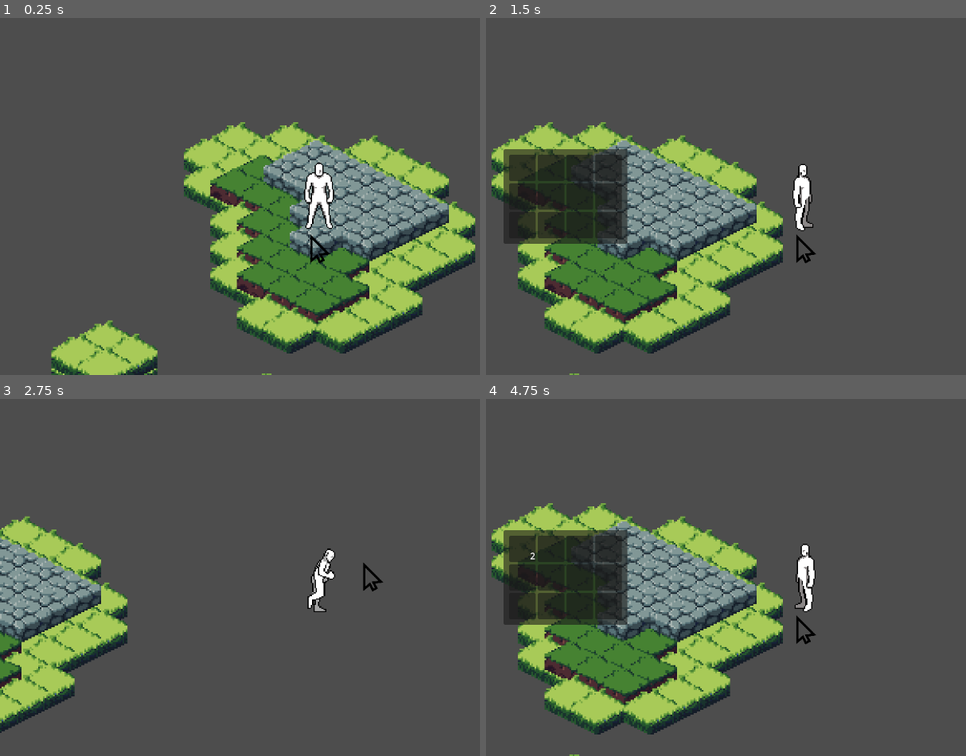
Above: before the commit, frames 1-4 (two rows, left to right).
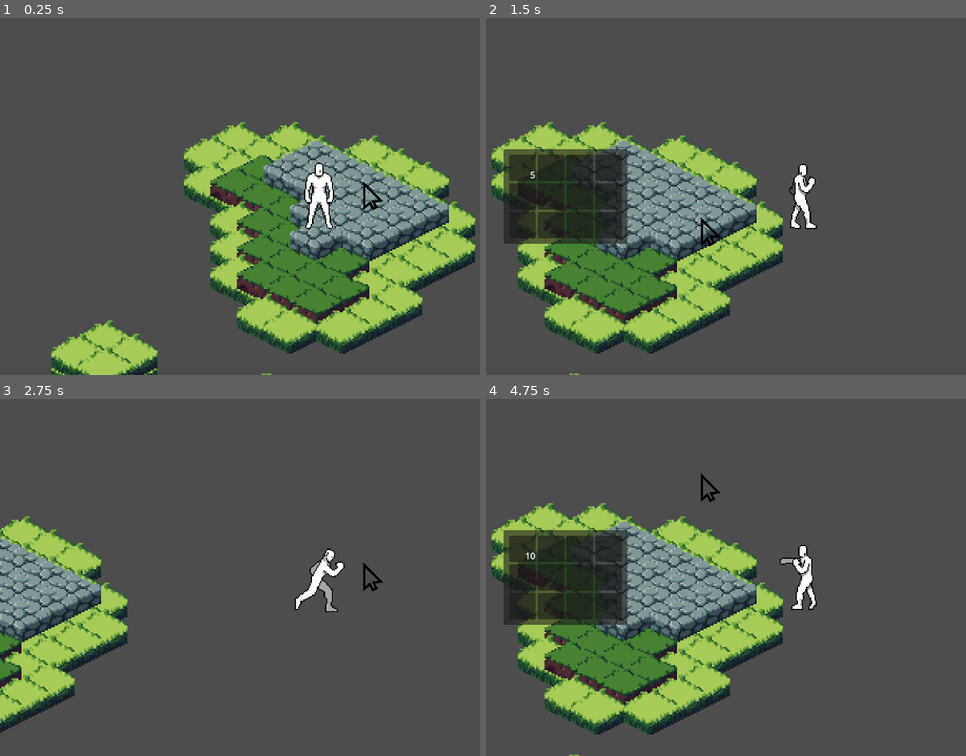
Above: after the commit, the same moments.

Repository: CheapSellsword/the-last-harvest-project
Game: Godot game, scene res://scenes/game/game.tscn
Two runs of this game, one before a commit and one after it. Both use one fixed random seed, a clock stepped at 60 frames per second and the inputs below.
Inputs (mouse positions are in pixels of both pictures, inside the frame that each line leads up to):
- Up to frame 1 (0.25 s): no input
- Up to frame 2 (1.5 s): tap Enter (ui_accept) at 0.5, 0.77, 1.07 s; move the mouse to (942, 178) at 0.52 s; hold Right (ui_right) 0.53-1.25 s; tap Tab (ui_focus_next) at 0.6 s; click (942, 178) at 0.8 s; drag from (678, 214) to (774, 267) at 1.27 s
- Up to frame 3 (2.75 s): move the mouse to (384, 498) at 2.02 s; hold Right (ui_right) from 2.03 s (still down); tap Enter (ui_accept) at 2.1 s; click (384, 498) at 2.17 s; tap Tab (ui_focus_next) at 2.3 s
- Up to frame 4 (4.75 s): release Right (ui_right) at 2.75 s; drag from (774, 648) to (615, 523) at 2.77 s; move the mouse to (outside the picture) at 3.52 s; hold Left (ui_left) 3.53-4.25 s; click (outside the picture) at 3.6 s; tap Enter (ui_accept) at 3.77, 3.8, 4.07 s; tap I (toggle_inventory) at 4.15 s; drag from (615, 523) to (706, 488) at 4.27 s

The runs differ from the first frame. In frame 1, 0.2% of the frame differs, in the area x 64-80%, y 45-69%; in frame 2, 0.7%; in frame 3, 0.6%; in frame 4, 0.8%, in the area x 8-69%, y 20-69%.

Commit message:
add tool system

Diff:
--- /dev/null
+++ b/data/definitions/tool_item_definiton.gd
@@ -0,0 +1,6 @@
+@tool
+class_name ToolItemDefinition
+extends ItemDefinition
+
+@export_enum("hoe", "pickaxe", "axe", "watering_can") var tool_type: String = "hoe"
+@export var stamina_cost: int = 2
--- a/data/definitions/world_tile_data.gd
+++ b/data/definitions/world_tile_data.gd
@@ -1,6 +1,5 @@
 # world_tile_data.gd
 # This is a DATA TEMPLATE for the *simulation state* of a single tile.
-# We don't store "grass", only tiles that have been changed.
 
 @tool
 class_name WorldTileData
@@ -11,3 +10,9 @@
 
 ## How many days has this crop been growing?
 @export var crop_growth_days: int = 0
+
+## Is the soil tilled?
+@export var is_tilled: bool = false
+
+## Is the soil watered?
+@export var is_watered: bool = false
--- /dev/null
+++ b/data/items/hoe.tres
@@ -0,0 +1,15 @@
+[gd_resource type="Resource" script_class="ToolItemDefinition" load_steps=3 format=3 uid="uid://c8j7k4x2q1y3z"]
+
+[ext_resource type="Script" uid="uid://bclc8d2e3axvc" path="res://data/definitions/item_definition.gd" id="1_base"]
+[ext_resource type="Script" uid="uid://dk48s7f2j3k9l" path="res://data/definitions/tool_item_definition.gd" id="2_tool"]
+
+[resource]
+script = ExtResource("2_tool")
+tool_type = "hoe"
+stamina_cost = 2
+id = &"hoe"
+display_name = "Hoe"
+description = "Used to till soil."
+stackable = false
+max_stack_size = 1
+metadata/_custom_type_script = "uid://dk48s7f2j3k9l"
--- a/project.godot
+++ b/project.godot
@@ -33,6 +33,12 @@
 , Object(InputEventKey,"resource_local_to_scene":false,"resource_name":"","device":0,"window_id":0,"alt_pressed":false, …(185 unchanged characters)…
 ]
 }
+use_tool={
+"deadzone": 0.5,
+"events": [Object(InputEventMouseButton,"resource_local_to_scene":false,"resource_name":"","device":-1,"window_id":0,"alt_pressed":false,"shift_pressed":false,"ctrl_pressed":false,"meta_pressed":false,"button_mask":0,"position":Vector2(0, 0),"global_position":Vector2(0, 0),"factor":1.0,"button_index":1,"canceled":false,"pressed":false,"double_click":false,"script":null)
+, Object(InputEventKey,"resource_local_to_scene":false,"resource_name":"","device":-1,"window_id":0,"alt_pressed":false,"shift_pressed":false,"ctrl_pressed":false,"meta_pressed":false,"pressed":false,"keycode":32,"physical_keycode":0,"key_label":0,"unicode":32,"location":0,"echo":false,"script":null)
+]
+}
 
 [rendering]
 
--- a/scenes/player/player_view.tscn
+++ b/scenes/player/player_view.tscn
@@ -2995,7 +2995,6 @@
 scale = Vector2(0.7, 0.7)
 sprite_frames = SubResource("SpriteFrames_fkksv")
 animation = &"idle_down"
-frame = 1
 
 [node name="CollisionShape2D" type="CollisionShape2D" parent="."]
 shape = SubResource("CapsuleShape2D_w53eo")
--- a/scripts/singletons/simulation_manager.gd
+++ b/scripts/singletons/simulation_manager.gd
@@ -7,6 +7,7 @@
 var world_system: WorldSystem
 var movement_system: MovementSystem
 var player_stats_system: StatsSystem
+var tool_system: ToolSystem
 
 # --- Signals ---
 signal player_position_changed(new_position: Vector2)
@@ -17,6 +18,7 @@
 	world_system = WorldSystem.new()
 	movement_system = MovementSystem.new()
 	player_stats_system = StatsSystem.new(100.0)
+	tool_system = ToolSystem.new()
 
 	# Load player inventory
 	var player_inv_data = load("res://data/player_inventory.tres") as InventoryDefinition
@@ -43,25 +45,29 @@
 
 # --- Deliberate Execution Order ---
 func _physics_process(delta: float):
-	# 1. Update Time
 	time_system.update(delta)
-
-	# 2. Update Player Logic
 	movement_system.update(delta, player_stats_system.current_stamina)
-
-	# 3. Update World
-	# world_system.update(delta)
 
 # --- Glue Code: Interaction ---
 func player_interact_grid(grid_coords: Vector2i):
 	print("Simulation: Interact at ", grid_coords)
 
+## Called when player presses "Use Tool" button
+func player_use_tool(target_grid_pos: Vector2i):
+	var selected_item = player_inventory_system.get_selected_item()
+
+	# Check if we are holding a tool
+	if selected_item is ToolItemDefinition:
+		tool_system.use_tool(selected_item, target_grid_pos, world_system, player_stats_system)
+	else:
+		print("Simulation: No tool selected.")
+
 # --- DEBUG: Testing ---
 func debug_add_test_item():
 	if player_inventory_system:
-		# Adds 1 Parsnip Seed. Ensure "parsnip_seed" matches the ID in your .tres file
-		print("Debug: Adding test item...")
-		player_inventory_system.add_item("parsnip_seed", 1)
+		print("Debug: Adding Hoe and Seeds...")
+		player_inventory_system.add_item("hoe", 1)
+		player_inventory_system.add_item("parsnip_seed", 5)
 
 # --- Public API for the "View" ---
 
--- a/scripts/systems/inventory_system.gd
+++ b/scripts/systems/inventory_system.gd
@@ -1,18 +1,15 @@
 # inventory_system.gd
 # A modular, non-node class for handling inventory LOGIC.
-# It is "glued" in by the SimulationManager.
-# It operates on an InventoryDefinition resource.
 
 class_name InventorySystem
 extends RefCounted
 
-# --- Signal ---
-# Emits when any slot is changed. UI connects to this.
 signal inventory_changed(slot_index: int)
+signal selection_changed(slot_index: int)
 
 # --- State ---
-# This is the *data* this system manages.
 var _inventory_data: InventoryDefinition
+var selected_slot_index: int = 0
 
 # --- Public API ---
 
@@ -23,9 +20,18 @@
 		printerr("InventorySystem: Initialized with null data!")
 		_inventory_data = InventoryDefinition.new()
 
+func select_slot(index: int):
+	if index >= 0 and index < _inventory_data.slots.size():
+		selected_slot_index = index
+		selection_changed.emit(selected_slot_index)
+
+func get_selected_item() -> ItemDefinition:
+	var slot = get_slot(selected_slot_index)
+	if slot and not slot.is_empty():
+		return slot.item
+	return null
+
 ## Tries to add an item to the inventory.
-## First, tries to stack. Second, tries to find an empty slot.
-## Returns: int (amount of item that *could not* be added)
 func add_item(item_id: StringName, amount: int) -> int:
 	var item_def = ItemDatabase.get_item(item_id)
 	if !item_def:
@@ -34,7 +40,7 @@
 
 	var amount_to_add = amount
 
-	# --- 1. Try to stack ---
+	# 1. Try to stack
 	if item_def.stackable:
 		for i in _inventory_data.slots.size():
 			var slot = _inventory_data.slots[i]
@@ -45,11 +51,9 @@
 					slot.quantity += add_amount
 					amount_to_add -= add_amount
 					inventory_changed.emit(i)
+					if amount_to_add <= 0: return 0
 
-					if amount_to_add <= 0:
-						return 0 # All items added
-
-	# --- 2. Try to find empty slot ---
+	# 2. Try to find empty slot
 	if amount_to_add > 0:
 		for i in _inventory_data.slots.size():
 			var slot = _inventory_data.slots[i]
@@ -59,27 +63,18 @@
 				slot.quantity = add_amount
 				amount_to_add -= add_amount
 				inventory_changed.emit(i)
+				if amount_to_add <= 0: return 0
 
-				if amount_to_add <= 0:
-					return 0 # All items added
-
-	# --- Return leftover amount ---
 	return amount_to_add
 
-## Removes a specific amount of an item from a slot.
 func remove_item_from_slot(slot_index: int, amount: int):
-	if slot_index < 0 or slot_index >= _inventory_data.slots.size():
-		return
-
+	if slot_index < 0 or slot_index >= _inventory_data.slots.size(): return
 	var slot = _inventory_data.slots[slot_index]
 	if !slot.is_empty():
 		slot.quantity -= amount
-		if slot.quantity <= 0:
-			slot.clear() # clear() will set quantity to 0 and item to null
-
+		if slot.quantity <= 0: slot.clear()
 		inventory_changed.emit(slot_index)
 
-# --- Getters for the "View" (UI) ---
 func get_slot_count() -> int:
 	return _inventory_data.slots.size()
 
--- /dev/null
+++ b/scripts/systems/tool_system.gd
@@ -0,0 +1,37 @@
+# tool_system.gd
+# Handles the logic of using specific tools on specific targets.
+class_name ToolSystem
+extends RefCounted
+
+func use_tool(tool_def: ToolItemDefinition, target_grid_pos: Vector2i, world_sys: WorldSystem, stats_sys: StatsSystem) -> bool:
+	if not tool_def:
+		return false
+
+	# Check stamina
+	if stats_sys.current_stamina < tool_def.stamina_cost:
+		print("ToolSystem: Not enough stamina!")
+		return false
+
+	var success = false
+
+	# Route logic based on tool type
+	match tool_def.tool_type:
+		"hoe":
+			success = _use_hoe(target_grid_pos, world_sys)
+		"axe":
+			pass # Future
+		"pickaxe":
+			pass # Future
+		"watering_can":
+			pass # Future
+
+	if success:
+		stats_sys.consume_stamina(tool_def.stamina_cost)
+		print("ToolSystem: Used %s at %s" % [tool_def.display_name, target_grid_pos])
+
+	return success
+
+func _use_hoe(grid_pos: Vector2i, world_sys: WorldSystem) -> bool:
+	# In a real game, you might check if the tile is "Tillable" (valid ground layer)
+	# For now, we assume any valid map coord can be tilled.
+	return world_sys.till_tile(grid_pos)
--- a/scripts/systems/world_system.gd
+++ b/scripts/systems/world_system.gd
@@ -1,48 +1,53 @@
 # world_system.gd
-# A modular, non-node class for handling world tile *data*.
-# This is the "Simulation" for the farm. The View (TileMapLayer) reads this.
-# It is instantiated and "ticked" by the SimulationManager.
+# Handles world tile *data*. The Simulation for the farm.
 
 class_name WorldSystem
 extends RefCounted
 
 # --- Signals ---
-# The View (TileMap/TileMapLayer) will connect to these to update visuals.
 signal tile_changed(map_coords: Vector2i, new_data: WorldTileData)
 signal tile_cleared(map_coords: Vector2i)
 
 # --- State ---
-# We only store data for tiles that are *not* in their default state.
-# Key: Vector2i (map coordinates)
-# Value: WorldTileData (resource)
 var _tile_data: Dictionary = {}
 
 # --- Public API ---
 
-## Gets the data for a tile. If it doesn't exist, it's a "default" tile.
 func get_tile_data(map_coords: Vector2i) -> WorldTileData:
 	if _tile_data.has(map_coords):
 		return _tile_data[map_coords]
-	return null # This tile is default (e.g., grass)
+	return null
 
-## Clears data for a tile, returning it to default (e.g., grass).
+## Tills a tile at the given coordinates.
+## Returns true if successful.
+func till_tile(map_coords: Vector2i) -> bool:
+	var data = get_tile_data(map_coords)
+
+	# If no data exists, create new data for this tile
+	if data == null:
+		data = WorldTileData.new()
+		_tile_data[map_coords] = data
+
+	# If already tilled, do nothing
+	if data.is_tilled:
+		return false
+
+	# Apply changes
+	data.is_tilled = true
+
+	# Notify View
+	tile_changed.emit(map_coords, data)
+	return true
+
 func clear_tile_data(map_coords: Vector2i):
 	if _tile_data.has(map_coords):
 		_tile_data.erase(map_coords)
-		# Tell the "View" to revert this tile
 		tile_cleared.emit(map_coords)
 
-## This would be called by the TimeSystem's "day_passed" signal.
 func on_day_passed(_day: int, _season: int):
-	print("WorldSystem: Processing end-of-day logic...")
-	# Loop through all our data
+	# Simple logic: Un-water soil overnight
 	for coords in _tile_data:
 		var data: WorldTileData = _tile_data[coords]
-
-		# 2. Grow crops (if watered)
-		if data.crop_definition_id != &"":
-			# Add growth logic here later
-			pass
-
-		# 3. Emit a change signal so the view updates
-		tile_changed.emit(coords, data)
+		if data.is_watered:
+			data.is_watered = false
+			tile_changed.emit(coords, data)
--- a/scripts/view/player_view.gd
+++ b/scripts/view/player_view.gd
@@ -1,24 +1,21 @@
 extends CharacterBody2D
 
 # --- Configuration ---
-@export var camera_zoom: Vector2 = Vector2(3.0, 3.0) # Higher numbers = closer zoom
+@export var camera_zoom: Vector2 = Vector2(3.0, 3.0)
 
 # --- Components ---
 @onready var animation_tree: AnimationTree = $AnimationTree
 @onready var cursor_visual = $Cursor
 @onready var camera = $Camera2D
 
-# The State Machine playback allows us to trigger transitions (travel) via code.
 @onready var state_machine = animation_tree.get("parameters/playback")
 
 const INTERACTION_DISTANCE: float = 64.0
 
 func _ready():
-	# Ensure the tree is active.
 	if animation_tree:
 		animation_tree.active = true
 
-	# Apply camera zoom
 	if camera:
 		camera.zoom = camera_zoom
 
@@ -34,48 +31,64 @@
 	# 1. Get Input
 	var input_direction = Input.get_vector("ui_left", "ui_right", "ui_up", "ui_down")
 
-	# 2. Report Input to Simulation (Domain logic)
+	# 2. Report Input to Simulation
 	SimulationManager.set_player_input_direction(input_direction)
 
-	# 3. Get Calculated Velocity from Simulation
+	# 3. Get Calculated Velocity
 	velocity = SimulationManager.get_player_velocity()
 
-	# 4. Execute Movement (Physics)
+	# 4. Execute Movement
 	move_and_slide()
 
-	# 5. Report physical position back to Simulation
+	# 5. Report position
 	SimulationManager.set_player_position(global_position)
 
-	# 6. Update Animation Parameters
+	# 6. Update Animation
 	_update_animation_parameters(input_direction)
 
 func _handle_interaction_input():
-	# Calculate facing direction based on velocity
+	# Calculate facing direction
 	var facing_dir = velocity.normalized()
 	if facing_dir.length_squared() < 0.1:
-		facing_dir = Vector2.DOWN
+		# Use mouse position relative to player if not moving
+		var mouse_dir = (get_global_mouse_position() - global_position).normalized()
+		facing_dir = mouse_dir
 
-	var target_pos = global_position + (facing_dir * 32.0)
+	# Determine target grid position
+	var target_pos_world = global_position + (facing_dir * 32.0)
+
+	# Optional: Use exact mouse position if mouse is used
+	if Input.is_mouse_button_pressed(MOUSE_BUTTON_LEFT) or Input.is_mouse_button_pressed(MOUSE_BUTTON_RIGHT):
+		target_pos_world = get_global_mouse_position()
 
 	if cursor_visual:
-		cursor_visual.global_position = target_pos
+		cursor_visual.global_position = target_pos_world
 
+	# Convert to Grid
+	var grid_pos = IsometricUtils.world_to_grid(target_pos_world)
+
+	# --- Use Tool (Left Click / Space) ---
+	if Input.is_action_just_pressed("use_tool"):
+		SimulationManager.player_use_tool(grid_pos)
+		_play_action_animation()
+
+	# --- Interact (Enter / Right Click) ---
 	if Input.is_action_just_pressed("ui_accept"):
-		# Use Utility to convert pixels to Grid
-		var grid_pos = IsometricUtils.world_to_grid(target_pos)
 		SimulationManager.player_interact_grid(grid_pos)
+
+func _play_action_animation():
+	# For now, just reuse the Punch animation
+	if state_machine:
+		state_machine.travel("Punch")
 
 func _update_animation_parameters(move_input: Vector2):
 	if !animation_tree or !state_machine:
 		return
 
 	if move_input != Vector2.ZERO:
-		# Update the BlendSpace positions so the tree knows WHICH direction to play
 		animation_tree.set("parameters/Idle/blend_position", move_input)
 		animation_tree.set("parameters/Run/blend_position", move_input)
-
-		# Tell the state machine to transition to Run
+		animation_tree.set("parameters/Punch/blend_position", move_input) # Update action direction
 		state_machine.travel("Run")
 	else:
-		# Tell the state machine to transition to Idle
 		state_machine.travel("Idle")
--- a/scripts/view/world_view.gd
+++ b/scripts/view/world_view.gd
@@ -13,8 +13,6 @@
 		return
 
 	# --- THE GLUE ---
-	# Connect to the WorldSystem signals.
-	# Note: We access it via the SimulationManager singleton.
 	var world_sys = SimulationManager.get_world_system()
 	if world_sys:
 		world_sys.tile_changed.connect(_on_tile_changed)
@@ -23,12 +21,17 @@
 # --- Signal Handlers ---
 
 func _on_tile_changed(map_coords: Vector2i, data: WorldTileData):
-	# The Simulation told us a tile changed.
-	# Tilling visualization removed.
+	# The Simulation told us a tile changed. We interpret the data into visuals.
 
-	# Future implementation:
-	# if data.crop_definition_id != &"": ...
-	pass
+	if data.is_tilled:
+		if data.is_watered:
+			# _paint_tile(map_coords, GameConsts.ATLAS_COORDS_WATERED) # Future
+			pass
+		else:
+			_paint_tile(map_coords, GameConsts.ATLAS_COORDS_TILLED)
+	else:
+		# If it's not tilled, maybe it's back to grass?
+		_paint_tile(map_coords, GameConsts.ATLAS_COORDS_GRASS)
 
 func _on_tile_cleared(map_coords: Vector2i):
 	# Revert to default (grass)
Not shown, added: data/definitions/tool_item_definiton.gd.uid
Not shown, added: scripts/systems/tool_system.gd.uid
